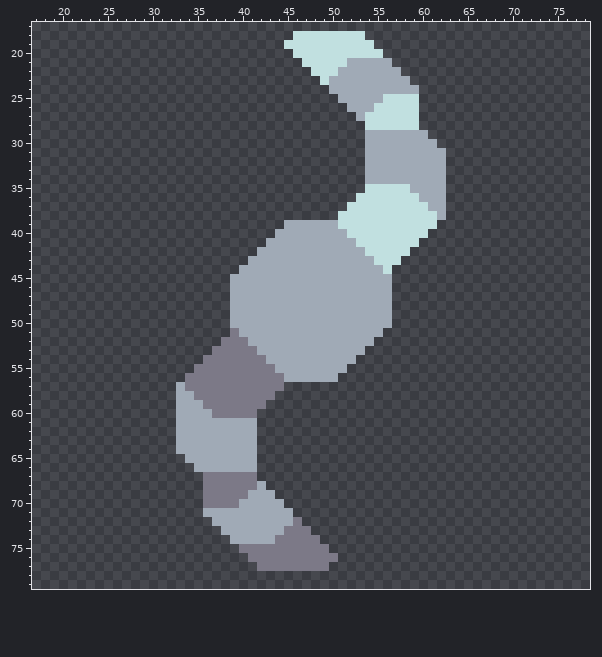
Two states of a sprite sheet, sprites/blocks/production/wiremill-fan.png. Above: the version before the commit.
The file is 96x96 pixels. Shown: x 17..78, y 17..79.
The result:
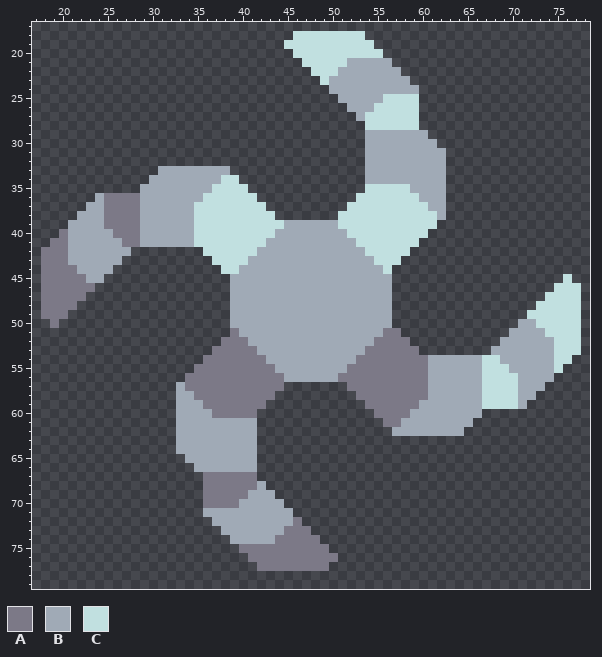
Palette (. is transparent): A #7c7987  B #a0aab6  C #c1e0e0
Edits made:
y 33: x 31..38 ........ -> BBBBBBBB
y 34: x 30..39 .......... -> BBBBBBBBCC
y 35: x 29..40 ............ -> BBBBBBBBCCCC
y 36: x 24..41 .................. -> BAAAABBBBBBBCCCCCC
y 37: x 23..42 .................... -> BBAAAABBBBBBCCCCCCCC
y 38: x 22..43 ...................... -> BBBAAAABBBBBBCCCCCCCCC
y 39: x 21..44 ........................ -> BBBBAAAABBBBBBCCCCCCCCCC
y 40: x 20..43 ........................ -> ABBBBBAAABBBBBBCCCCCCCCC
y 41: x 19..42 ........................ -> AABBBBBBAABBBBBBCCCCCCCC
y 42: x 18..27 .......... -> AAABBBBBBB; x 36..41 ...... -> CCCCCC
y 43: x 18..26 ......... -> AAABBBBBB; x 37..40 .... -> CCCC
y 44: x 18..25 ........ -> AAAABBBB; x 38..39 .. -> CC
y 45: x 18..24 ....... -> AAAAABB; x 76 . -> C
y 46: x 18..23 ...... -> AAAAAA; x 75..77 ... -> CCC
y 47: x 18..22 ..... -> AAAAA; x 74..77 .... -> CCCC
y 48: x 18..21 .... -> AAAA; x 73..77 ..... -> CCCCC
y 49: x 18..20 ... -> AAA; x 72..77 ...... -> CCCCCC
y 50: x 19 . -> A; x 71..77 ....... -> BBCCCCC
y 51: x 56..57 .. -> AA; x 70..77 ........ -> BBBBCCCC
y 52: x 55..58 .... -> AAAA; x 69..77 ......... -> BBBBBBCCC
y 53: x 54..59 ...... -> AAAAAA; x 68..77 .......... -> BBBBBBBCCC
y 54: x 53..76 ........................ -> AAAAAAAABBBBBBCCBBBBBBCC
y 55: x 52..75 ........................ -> AAAAAAAAABBBBBBCCCBBBBBC
y 56: x 51..74 ........................ -> AAAAAAAAAABBBBBBCCCCBBBB
y 57: x 52..73 ...................... -> AAAAAAAAABBBBBBCCCCBBB
y 58: x 53..72 .................... -> AAAAAAAABBBBBBCCCCBB
y 59: x 54..71 .................. -> AAAAAABBBBBBBCCCCB
y 60: x 55..66 ............ -> AAAABBBBBBBB
y 61: x 56..65 .......... -> AABBBBBBBB
y 62: x 57..64 ........ -> BBBBBBBB
